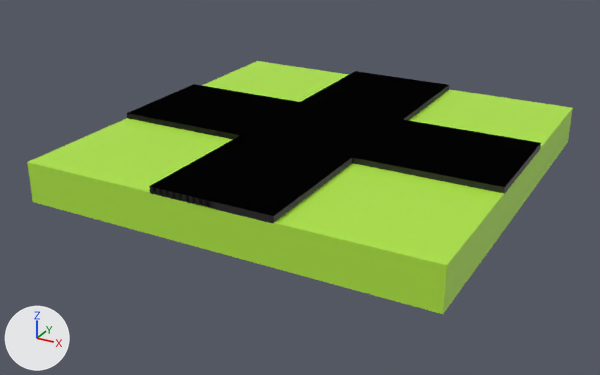
A saved change to the Blender file Art/road.blend.
One viewpoint serves both versions: a 50 mm lens placed at (1.78, -3.48, 1.41), pointed at (-0.07, -0.13, -0.26). Arrows for +X, +Y and +Z are at lower left; the lights stay in place. The picture after the commit comes second.

Names of what the first picture shows: 'Base', 'Cross', 'Half', 'Straight', 'T-Cross', 'Turn'.
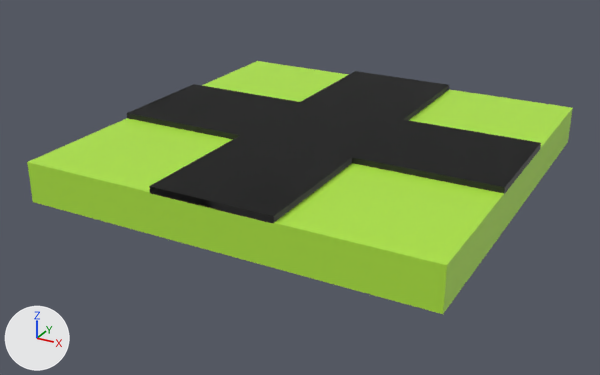
Commit message: road network prototype

Boxes (x1, y1, x2, y2) around the edits, measured in the pictures (600 x 375 px):
'Cross', moved: before (127, 84, 540, 194); after (127, 71, 540, 221)
'Turn', moved: before (152, 102, 541, 224); after (128, 84, 399, 216)
'T-Cross', moved: before (128, 84, 402, 157); after (130, 85, 541, 224)
'Straight', moved (not visible afterwards): before (149, 71, 449, 222)
'Half', moved: before (153, 105, 401, 220); after (153, 103, 398, 222)

Edits to the bpy script that builds the scene:
```text
Change ob_straight:
    add ob_straight.parent = ob_roadpivot
    add ob_straight.matrix_parent_inverse = Matrix(((1.0, 0.0, 0.0, 0.0), (0.0, 0.0, 1.0, 0.0), (0.0, -1.0, 0.0, 0.0), (0.0, 0.0, 0.0, 1.0)))
Change ob_cross:
    add ob_cross.parent = ob_roadpivot
    add ob_cross.matrix_parent_inverse = Matrix(((1.0, 0.0, 0.0, 0.0), (0.0, 0.0, 1.0, 0.0), (0.0, -1.0, 0.0, 0.0), (0.0, 0.0, 0.0, 1.0)))
Change ob_turn:
    add ob_turn.parent = ob_roadpivot
    add ob_turn.matrix_parent_inverse = Matrix(((1.0, 0.0, 0.0, 0.0), (0.0, 0.0, 1.0, 0.0), (0.0, -1.0, 0.0, 0.0), (0.0, 0.0, 0.0, 1.0)))
Change ob_t_cross:
    add ob_t_cross.parent = ob_roadpivot
    add ob_t_cross.matrix_parent_inverse = Matrix(((1.0, 0.0, 0.0, 0.0), (0.0, 0.0, 1.0, 0.0), (0.0, -1.0, 0.0, 0.0), (0.0, 0.0, 0.0, 1.0)))
Change ob_half:
    add ob_half.parent = ob_roadpivot
    add ob_half.matrix_parent_inverse = Matrix(((1.0, 0.0, 0.0, 0.0), (0.0, 0.0, 1.0, 0.0), (0.0, -1.0, 0.0, 0.0), (0.0, 0.0, 0.0, 1.0)))
Add ob_roadpivot:
    ob_roadpivot = bpy.data.objects.new('RoadPivot', None)
    ob_roadpivot.location = (0.0, 0.0, 0.0)
    ob_roadpivot.rotation_euler = (1.571, 0.0, 0.0)  # degrees (90, 0, 0)
```
